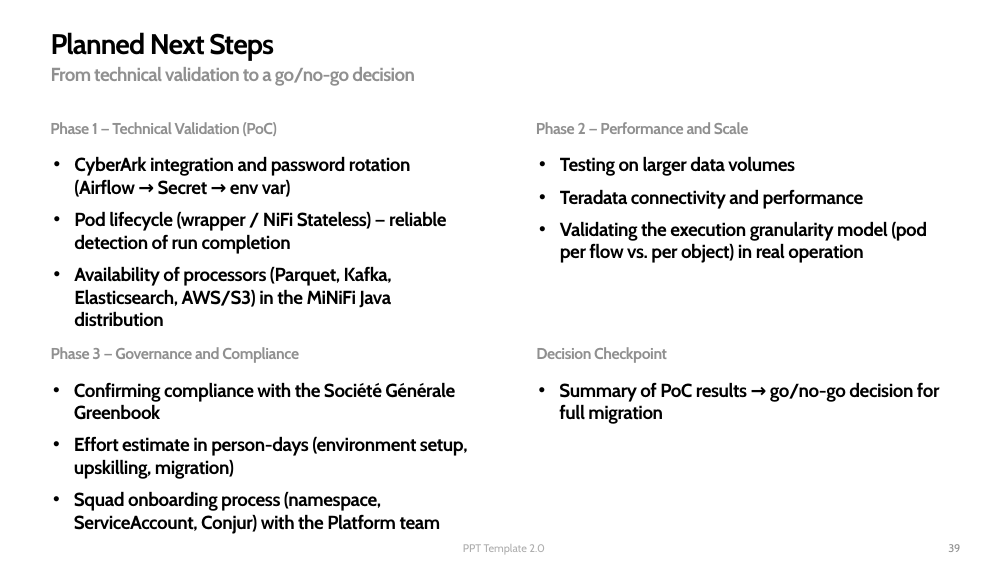
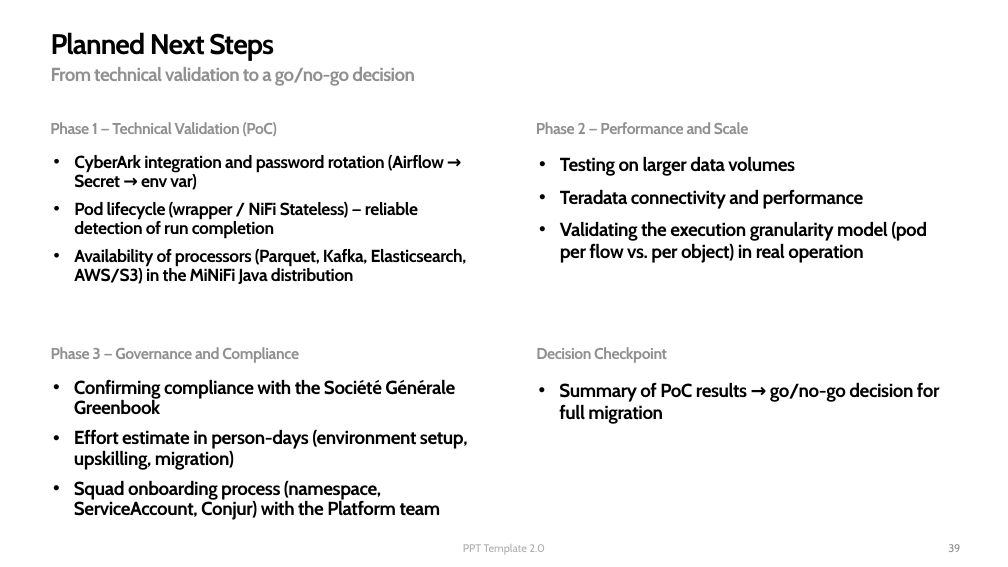
Before and after one commit to captjerzi-pixel/kb_jer, a slide deck: slide 39 of MiNiFi_pilot.pptx. Drawn at 1008x567 pixels with LibreOffice and Linux fonts; fonts in the diff are those of the drawing; background and template pictures are left out. Boxes give left, top, right and bottom in pixels: in the first picture for what was removed or moved away, otherwise in the second. Text is boxed around its words. In the diff, an @@ line names an element or a change of style, - is before the commit and + after.

```diff
--- a/MiNiFi_pilot.pptx
+++ b/MiNiFi_pilot.pptx
@@ text "CyberArk integration and password rotation ..." at [74, 155, 467, 284]: size 18 to 16.6 pt; line spacing 1 to 0.9 @@
@@ text "Confirming compliance with the Société ..." at [74, 379, 468, 520]: line spacing 1 to 0.9 @@
```
Also in this commit, not shown: 5 other slides changed, 4 other files.
